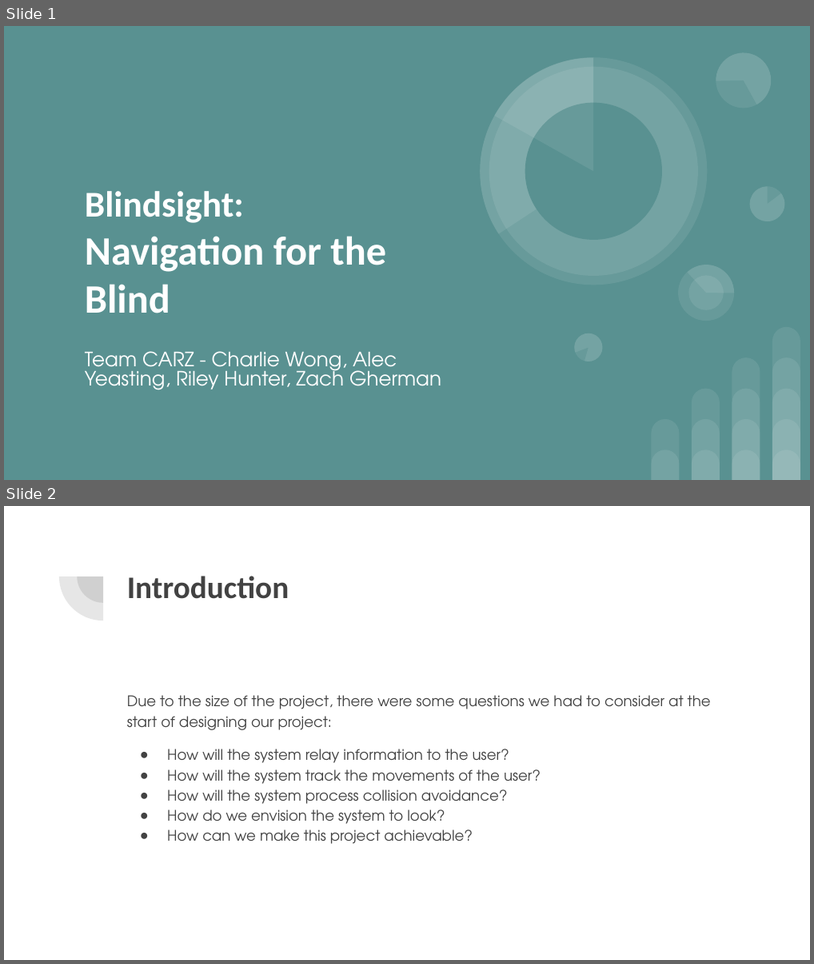
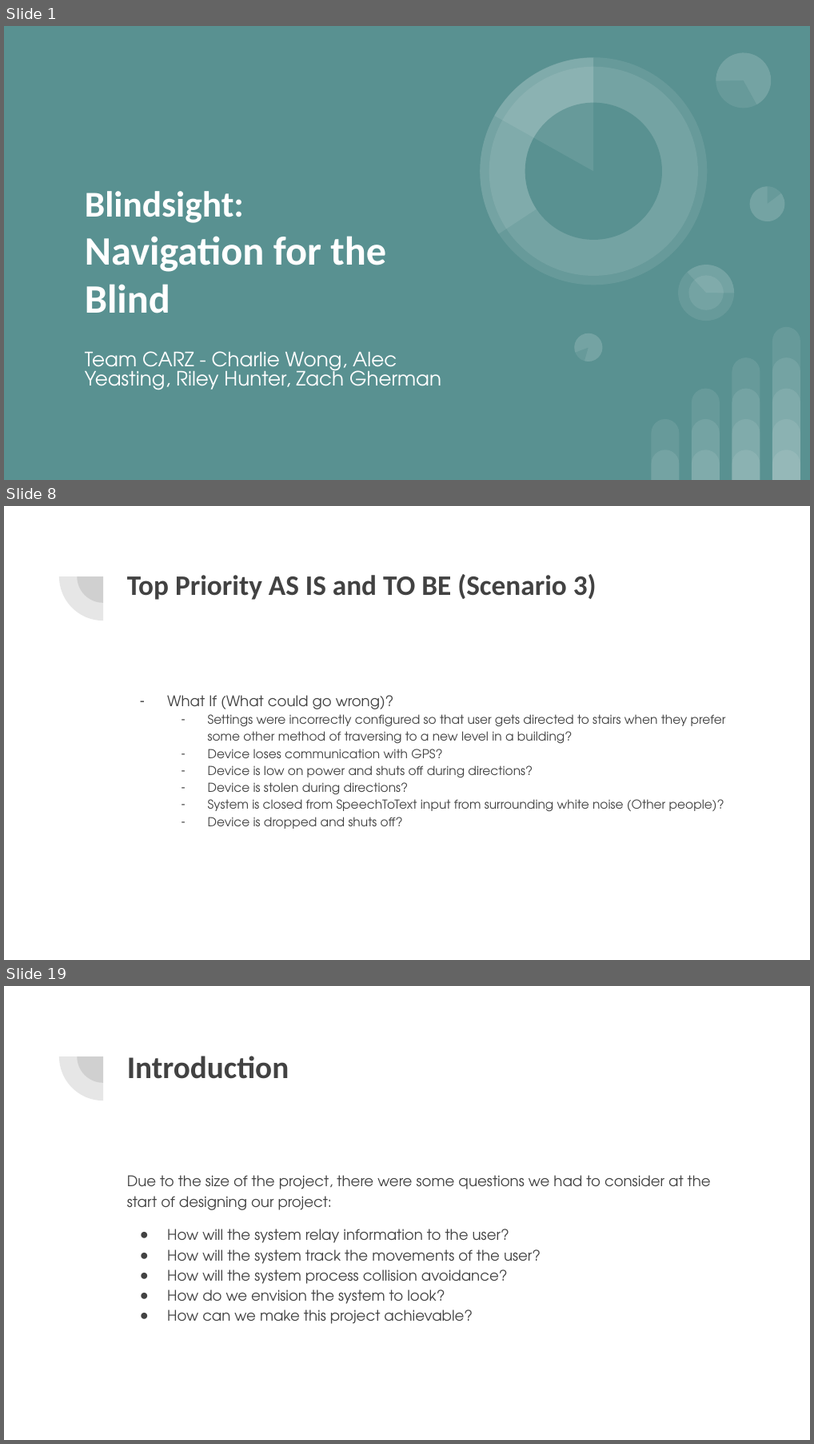
Before and after one commit to awyeasting/BlindSight, a slide deck: Documents/October Presentation.pptx. Shown one above the other, each under a label of ours: slides 1 and 2 before the commit, slides 1, 8 and 19 after it; the slides between them are not shown. The pictures are 814x964 and 814x1444 pixels, drawn with LibreOffice and Linux fonts; fonts in the diff are those of the drawing. Boxes give left, top, right and bottom in pixels: in the first picture for what was removed or moved away, otherwise in the second. Text is boxed around its words. In the diff, an @@ line names an element or a change of style, - is before the commit and + after.

```diff
--- a/Documents/October Presentation.pptx
+++ b/Documents/October Presentation.pptx
@@ slide 8 added at [4,506,810,960], background #FFFFFF; not listed: 2 template elements that a slide beside it also shows @@
@@ title added at [127,574,597,600], 25.2 pt, text #424242, bold @@
+Top Priority AS IS and TO BE (Scenario 3)
@@ text added at [167,695,726,828], 11 pt, text #424242 @@
+– What If (What could go wrong)?
+  – Settings were incorrectly configured so that user gets directed to stairs when they prefer some other method of traversing to a new level in a building?
+  – Device loses communication with GPS?
+  – Device is low on power and shuts off during directions?
+  – Device is stolen during directions?
+  – System is closed from SpeechToText input from surrounding white noise (Other people)?
+  – Device is dropped and shuts off?
@@ what was slide 2 is now slide 19 @@
```
Also in this commit, not shown: 16 other slides added.
